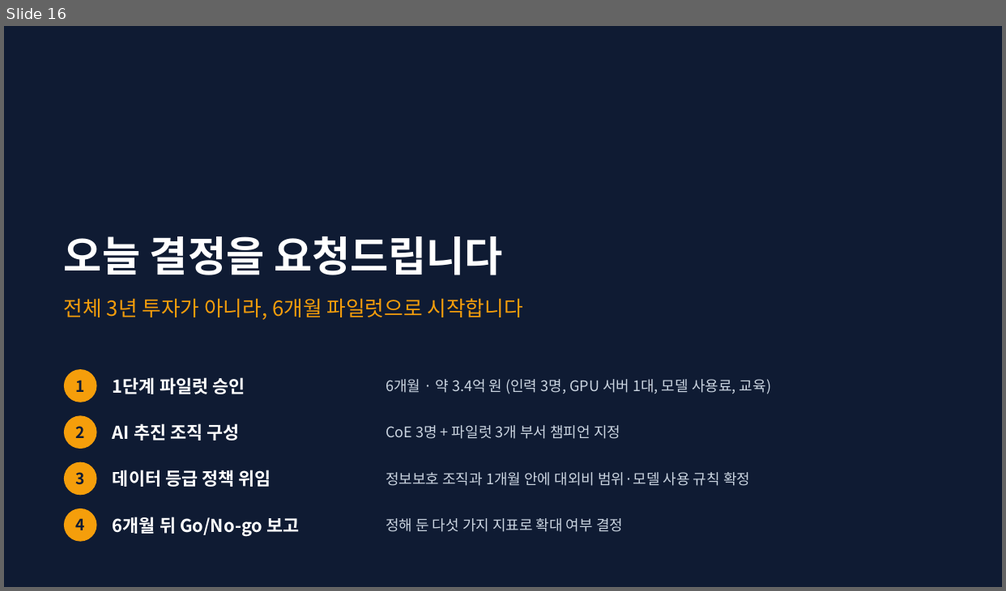
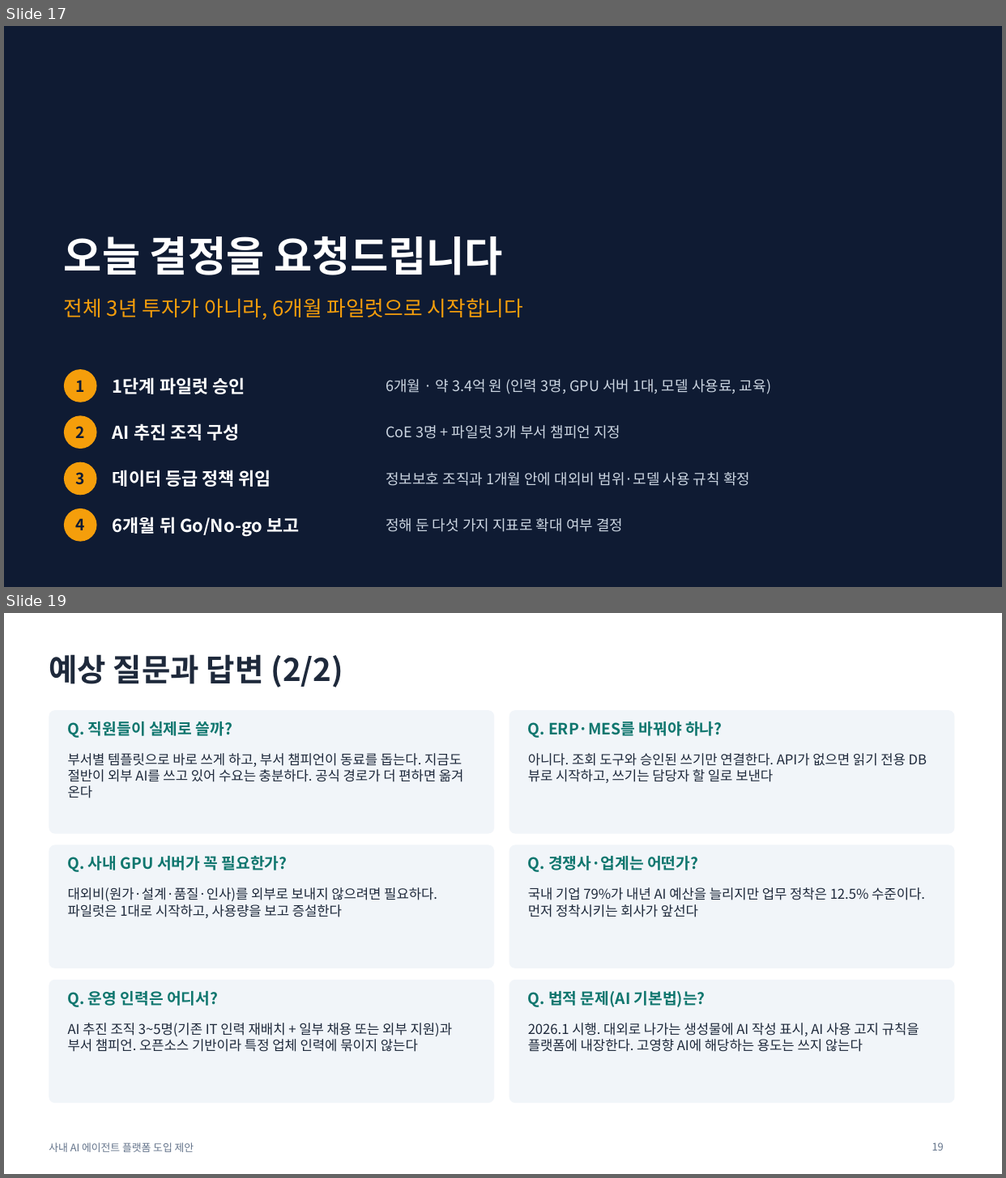
Before and after one commit to lucky-sugar-park/tech-review, a slide deck: proposal/ai-agent-platform-proposal.pptx. Shown one above the other, each under a label of ours: slide 16 before the commit, slides 17 and 19 after it; the slides between them are not shown. The pictures are 1006x591 and 1006x1178 pixels, drawn with LibreOffice and Linux fonts; fonts in the diff are those of the drawing. Boxes give left, top, right and bottom in pixels: in the first picture for what was removed or moved away, otherwise in the second. Text is boxed around its words. In the diff, an @@ line names an element or a change of style, - is before the commit and + after.

```diff
--- a/proposal/ai-agent-platform-proposal.pptx
+++ b/proposal/ai-agent-platform-proposal.pptx
@@ slide 19 added at <box>4,613,1002,1174</box>, background #FFFFFF @@
@@ title added at <box>49,654,343,688</box>, 30 pt, text #1E293B, bold @@
+예상 질문과 답변 (2/2)
@@ rounded rectangle added at <box>49,710,494,834</box>, fill #F1F5F9 @@
@@ text added at <box>68,722,232,738</box>, 15 pt, text #0F766E, bold @@
+Q. 직원들이 실제로 쓸까?
@@ rounded rectangle added at <box>509,710,955,834</box>, fill #F1F5F9 @@
@@ text added at <box>528,722,722,738</box>, 15 pt, text #0F766E, bold @@
+Q. ERP·MES를 바꿔야 하나?
@@ text added at <box>68,753,464,798</box>, 13 pt, text #1E293B @@
+부서별 템플릿으로 바로 쓰게 하고, 부서 챔피언이 동료를 돕는다. 지금도 절반이 외부 AI를 쓰고 있어 수요는 충분하다. 공식 경로가 더 편하면 옮겨 온다
@@ text added at <box>528,753,927,783</box>, 13 pt, text #1E293B @@
+아니다. 조회 도구와 승인된 쓰기만 연결한다. API가 없으면 읽기 전용 DB 뷰로 시작하고, 쓰기는 담당자 할 일로 보낸다
@@ rounded rectangle added at <box>49,845,494,969</box>, fill #F1F5F9 @@
@@ rounded rectangle added at <box>509,845,955,969</box>, fill #F1F5F9 @@
@@ text added at <box>68,856,288,872</box>, 15 pt, text #0F766E, bold @@
+Q. 사내 GPU 서버가 꼭 필요한가?
@@ text added at <box>528,856,698,872</box>, 15 pt, text #0F766E, bold @@
+Q. 경쟁사·업계는 어떤가?
@@ text added at <box>68,888,437,918</box>, 13 pt, text #1E293B @@
+대외비(원가·설계·품질·인사)를 외부로 보내지 않으려면 필요하다. 파일럿은 1대로 시작하고, 사용량을 보고 증설한다
@@ text added at <box>528,888,925,918</box>, 13 pt, text #1E293B @@
+국내 기업 79%가 내년 AI 예산을 늘리지만 업무 정착은 12.5% 수준이다. 먼저 정착시키는 회사가 앞선다
@@ rounded rectangle added at <box>49,980,494,1103</box>, fill #F1F5F9 @@
@@ text added at <box>68,991,218,1007</box>, 15 pt, text #0F766E, bold @@
+Q. 운영 인력은 어디서?
@@ rounded rectangle added at <box>509,980,955,1103</box>, fill #F1F5F9 @@
@@ text added at <box>528,991,705,1007</box>, 15 pt, text #0F766E, bold @@
+Q. 법적 문제(AI 기본법)는?
@@ text added at <box>68,1023,453,1052</box>, 13 pt, text #1E293B @@
+AI 추진 조직 3~5명(기존 IT 인력 재배치 + 일부 채용 또는 외부 지원)과 부서 챔피언. 오픈소스 기반이라 특정 업체 인력에 묶이지 않는다
@@ text added at <box>528,1023,919,1052</box>, 13 pt, text #1E293B @@
+2026.1 시행. 대외로 나가는 생성물에 AI 작성 표시, AI 사용 고지 규칙을 플랫폼에 내장한다. 고영향 AI에 해당하는 용도는 쓰지 않는다
@@ text added at <box>49,1143,194,1152</box>, 10 pt, text #64748B @@
+사내 AI 에이전트 플랫폼 도입 제안
@@ page number added at <box>932,1143,944,1151</box>, 10 pt, text #64748B @@
+19
@@ what was slide 16 is now slide 17 @@
```
Also in this commit, not shown: 1 slide changed, 2 other slides added, 6 other files.
